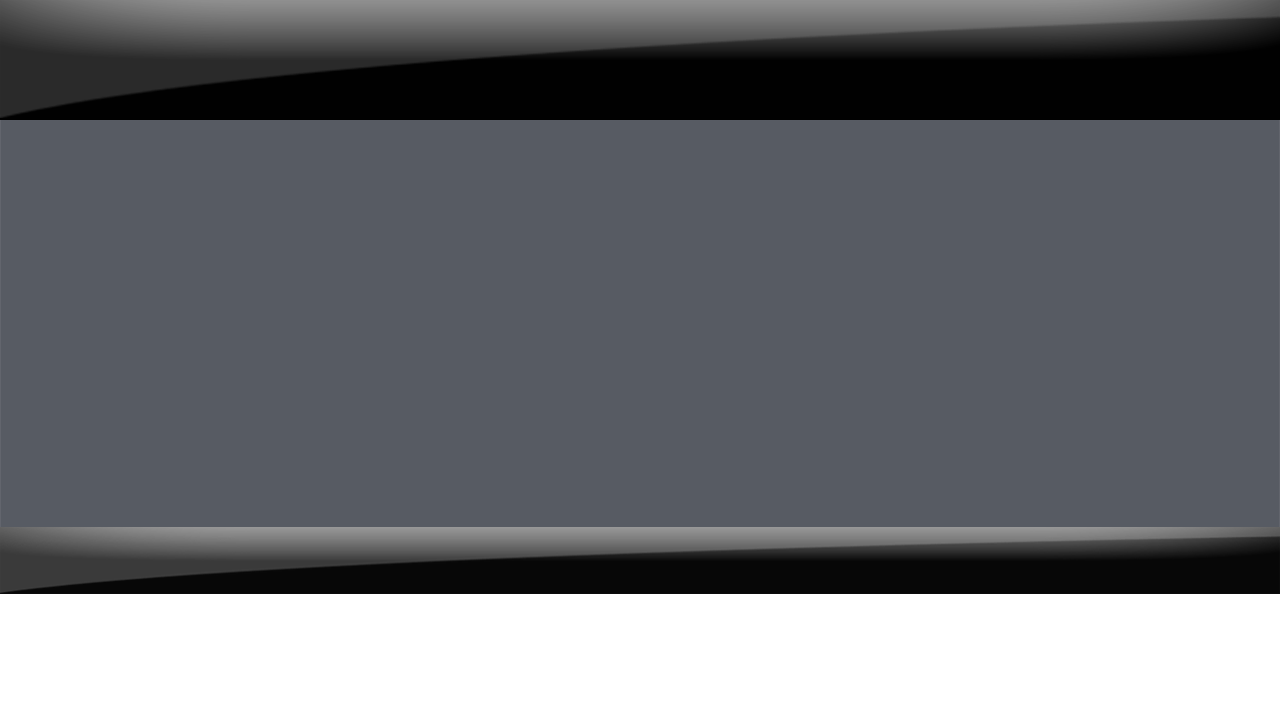
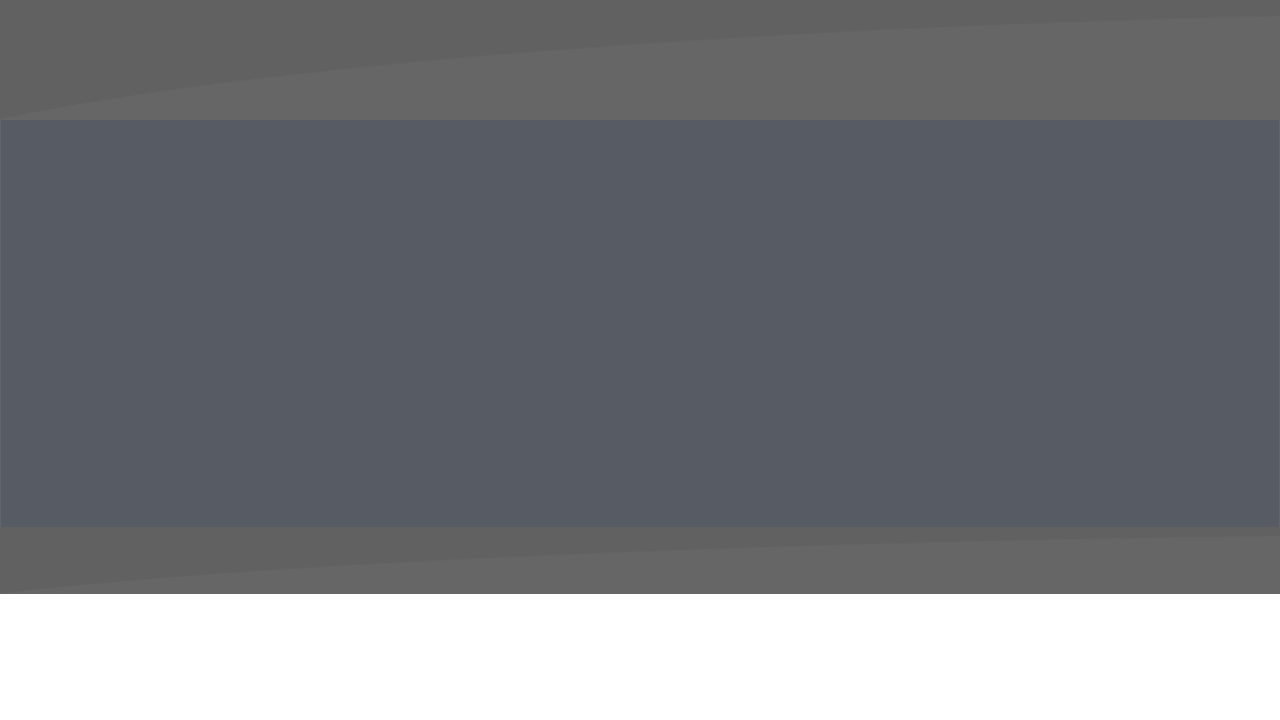
Revision of a layered w=1280, h=720 image; what changed, layer by layer:
added layer "Layer 3" (25%) above "Layer 2 copy 4" over [0, 0, 1280, 120]
added layer "Layer 2 copy 4" (1st of 2) (60%) above "Layer 5 copy" over [0, 0, 1280, 120]
added layer "Layer 5 copy" (25%) above "Layer 2 copy 2" over [0, 527, 1280, 594]
added layer "Layer 2 copy 2" (60%) above "Layer 3 copy 4" over [0, 527, 1280, 594]
hid "Layer 3 copy 4" over [0, 527, 1280, 594]
hid "Layer 2 copy 4" (2nd of 2) over [0, 0, 1280, 120]
